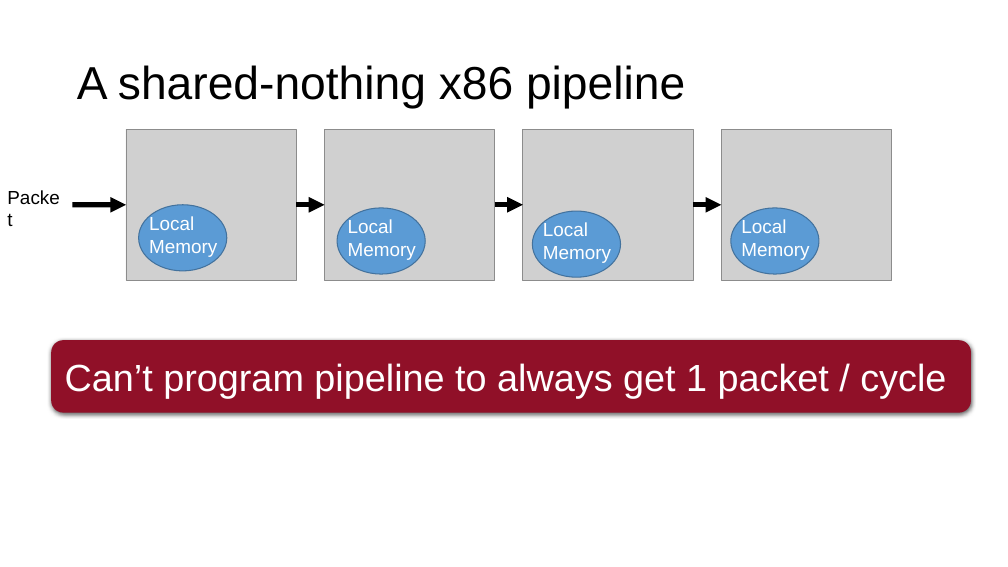
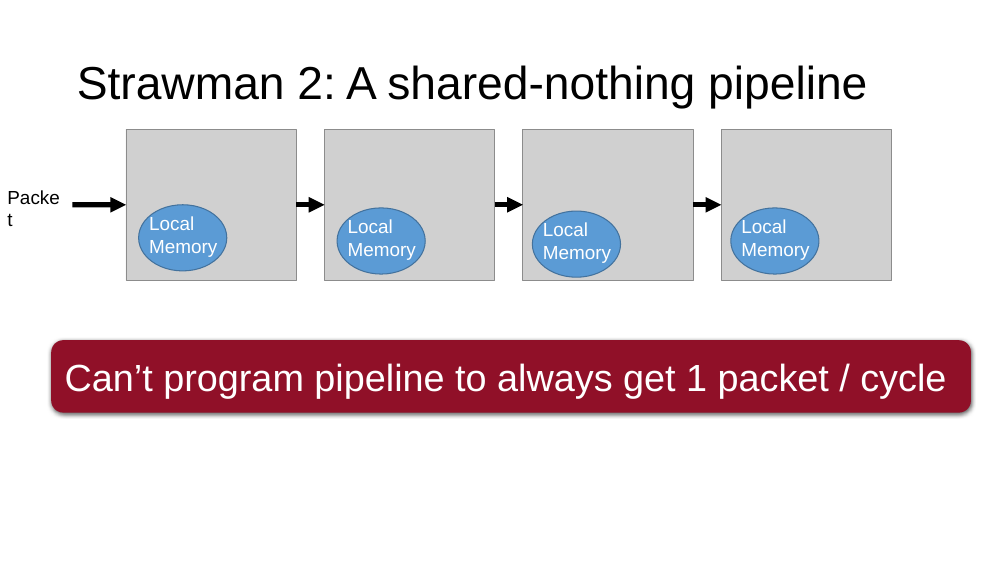
Before and after one commit to anirudhSK/pifo-domino-marple-ppts, a slide deck: slide 31 of combined_domino_pifo.pptx. Drawn at 1008x567 pixels with LibreOffice and Linux fonts; fonts in the diff are those of the drawing; grey boxes stand for pictures. Boxes give left, top, right and bottom in pixels: in the first picture for what was removed or moved away, otherwise in the second. Text is boxed around its words. In the diff, an @@ line names an element or a change of style, - is before the commit and + after.

```diff
--- a/combined_domino_pifo.pptx
+++ b/combined_domino_pifo.pptx
@@ title at (x1=77, y1=65, x2=867, y2=109): text changed @@
-A shared-nothing x86 pipeline
+Strawman 2: A shared-nothing pipeline
```
Also in this commit, not shown: 4 other slides changed.
